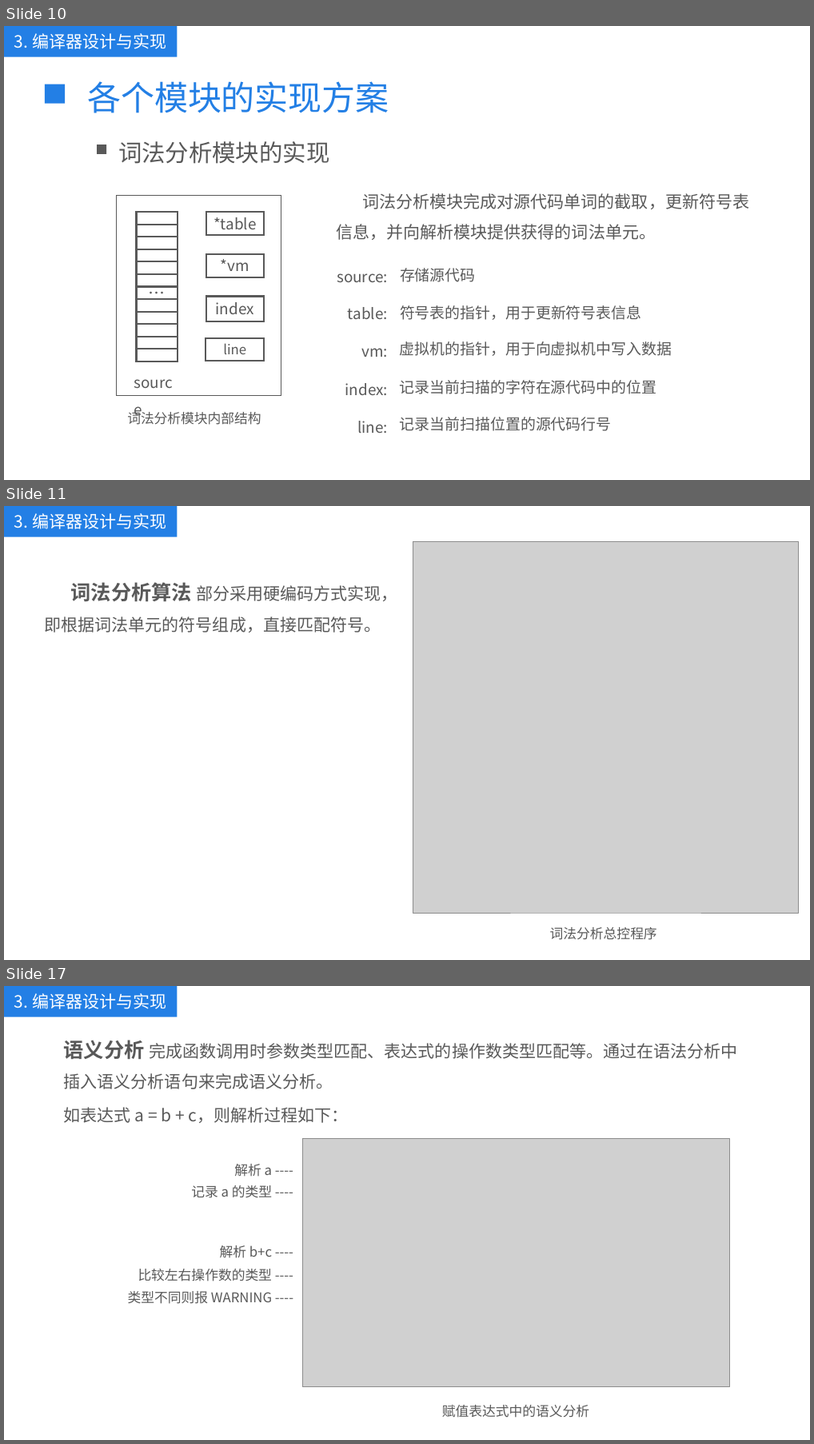
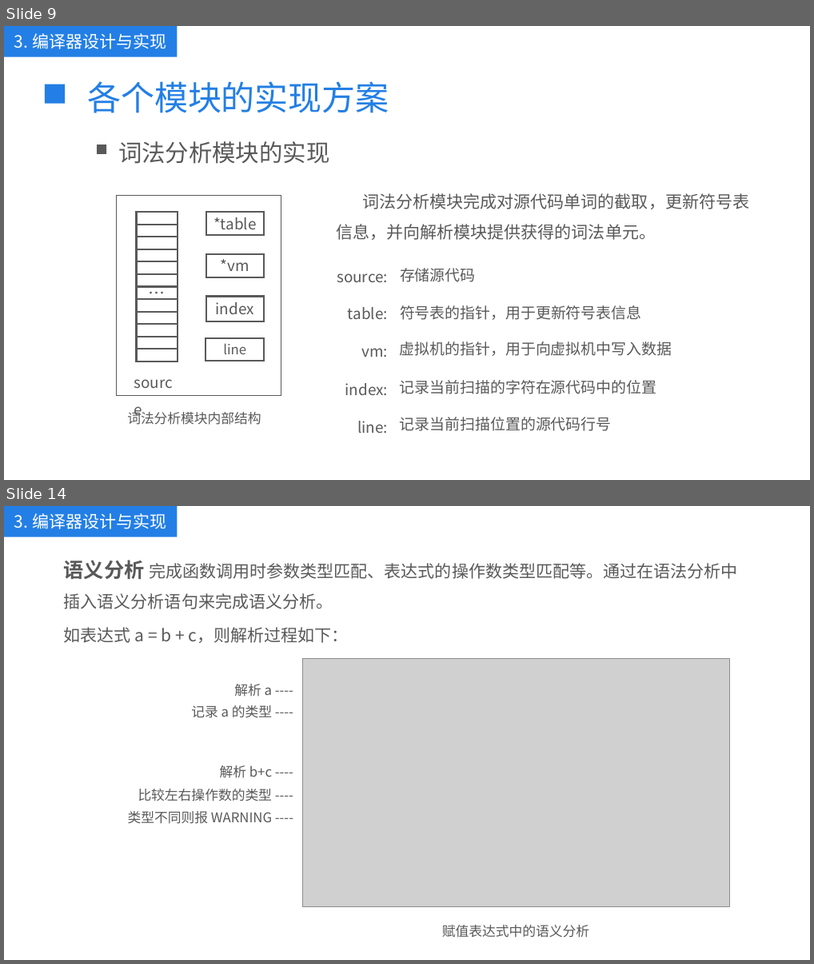
Before and after one commit to kkli28/cc, a slide deck: 论文相关/答辩ppt.pptx. Shown one above the other, each under a label of ours: slides 10, 11 and 17 before the commit, slides 9 and 14 after it; the slides between them are not shown. The pictures are 814x1444 and 814x964 pixels, drawn with LibreOffice and Linux fonts; fonts in the diff are those of the drawing; grey boxes stand for pictures. Boxes give left, top, right and bottom in pixels: in the first picture for what was removed or moved away, otherwise in the second. Text is boxed around its words. In the diff, an @@ line names an element or a change of style, - is before the commit and + after.

```diff
--- a/论文相关/答辩ppt.pptx
+++ b/论文相关/答辩ppt.pptx
@@ slide 11 removed at (4,506,810,960), background #FFFFFF @@
@@ rectangle removed at (4,506,177,537) @@
-3. 编译器设计与实现
@@ picture removed at (414,542,799,912) @@
@@ text removed at (45,582,398,632) @@
-词法分析算法 部分采用硬编码方式实现，即根据词法单元的符号组成，直接匹配符号。
@@ text removed at (550,927,658,940) @@
-词法分析总控程序
@@ what was slide 10 is now slide 9 @@
@@ what was slide 17 is now slide 14 @@
```
Also in this commit, not shown: 12 slides changed, 5 other slides removed, 7 other files.
